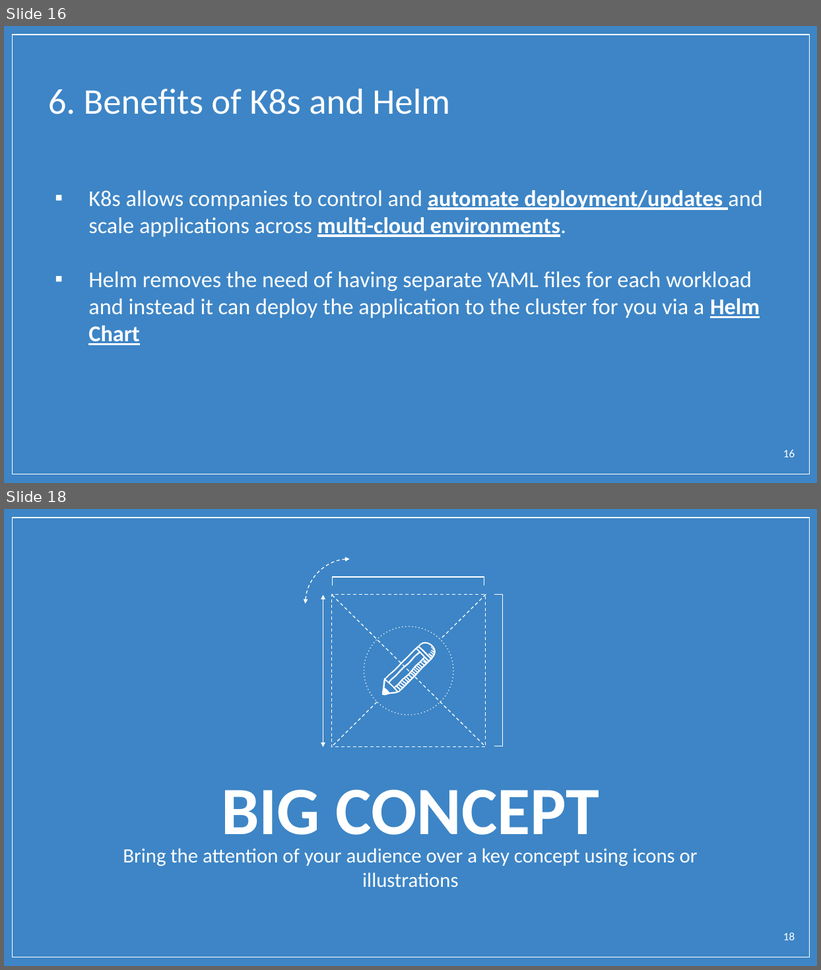
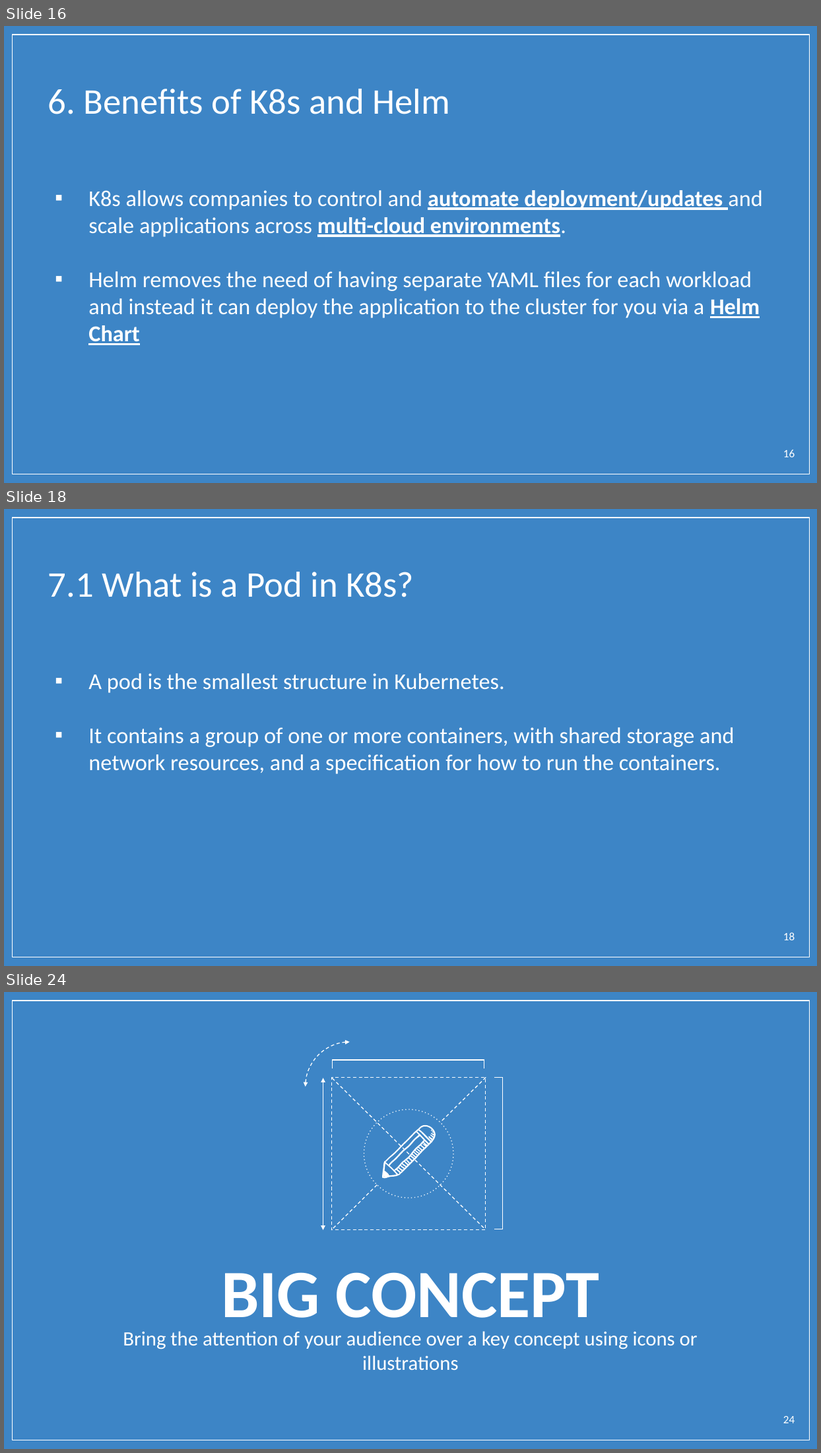
Before and after one commit to BrianChen0527/postgreSQL, a slide deck: ASUS_Docker_bootcamp/Docker Quiz.pptx. Shown one above the other, each under a label of ours: slides 16 and 18 before the commit, slides 16, 18 and 24 after it; the slides between them are not shown. The pictures are 821x970 and 821x1453 pixels, drawn with LibreOffice and Linux fonts; fonts in the diff are those of the drawing; background and template pictures are left out. Boxes give left, top, right and bottom in pixels: in the first picture for what was removed or moved away, otherwise in the second. Text is boxed around its words. In the diff, an @@ line names an element or a change of style, - is before the commit and + after.

```diff
--- a/ASUS_Docker_bootcamp/Docker Quiz.pptx
+++ b/ASUS_Docker_bootcamp/Docker Quiz.pptx
@@ slide 18 added at <box>4,509,817,966</box>, background picture (left out); not listed: 1 template element that a slide beside it also shows @@
@@ title added at <box>48,572,414,597</box>, 32 pt, text #FFFFFF @@
+7.1 What is a Pod in K8s?
@@ text added at <box>88,673,734,774</box>, 20 pt, text #FFFFFF @@
+▪ A pod is the smallest structure in Kubernetes.
+▪ It contains a group of one or more containers, with shared storage and network resources, and a specification for how to run the containers.
@@ page number added at <box>783,933,795,941</box>, 10 pt, text #FFFFFF @@
+18
@@ what was slide 18 is now slide 24 @@
@@ page number at <box>783,1416,795,1424</box>: text changed @@
-18
+24
```
Also in this commit, not shown: 7 slides changed, 5 other slides added.
